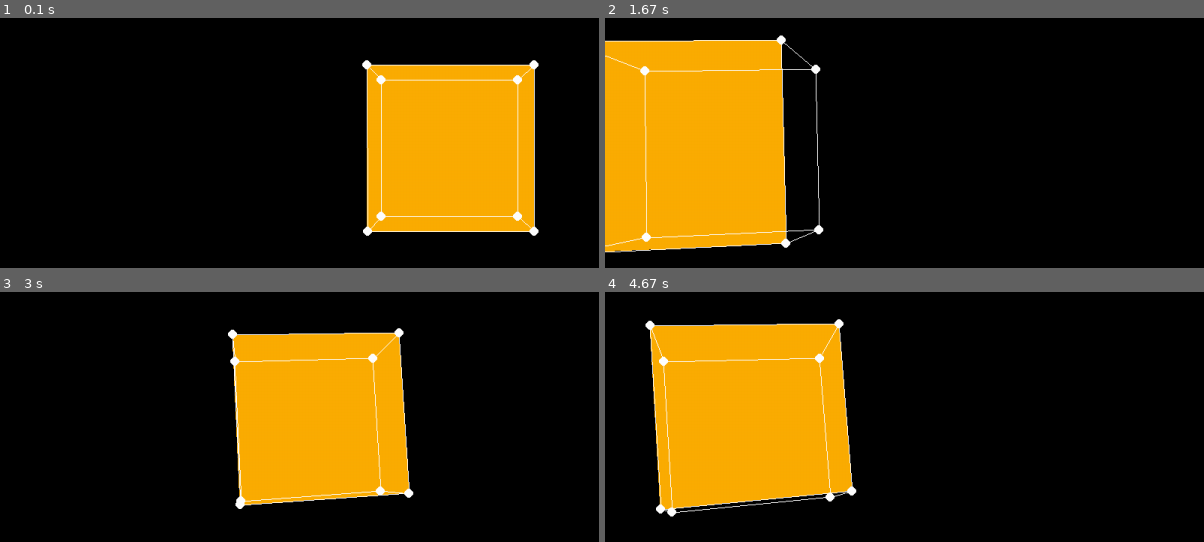
Above: before the commit, frames 1-4 (two rows, left to right).
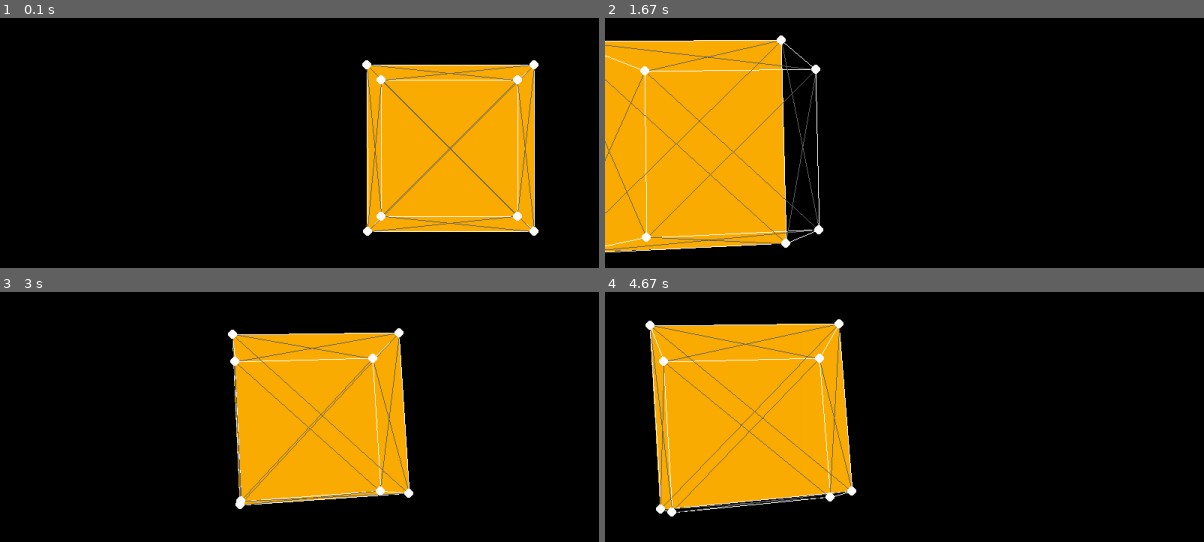
Above: after the commit, the same moments.

Repository: dthemg/pygame_3d
Game: pygame game, started from second_test.py
Two runs of this game, one before a commit and one after it. Both use one fixed random seed, a clock stepped at 60 frames per second and the inputs below.
Inputs (mouse positions are in pixels of both pictures, inside the frame that each line leads up to):
- Up to frame 1 (0.1 s): no input
- Up to frame 2 (1.67 s): press the mouse at (1024, 188) at 0.37 s; move the mouse to (1180, 155) at 0.47 s; release the mouse at (outside the picture) at 0.6 s; hold Right 0.67-1.13 s; move the mouse to (1060, 208) at 0.7 s; hold Up 1.17-1.47 s; hold Right from 1.5 s (still down)
- Up to frame 3 (3 s): release Right at 1.97 s; hold Left 2-2.53 s; hold Down 2.57-2.87 s; hold Left from 2.9 s (still down)
- Up to frame 4 (4.67 s): release Left at 3.3 s; hold Up 3.33-3.7 s; hold Right 3.73-4.37 s; hold Down from 4.4 s (still down)

The runs differ from the first frame. In frame 1, 1.6% of the frame differs, in the area x 61-90%, y 18-86%; in frame 2, 1.8%; in frame 3, 1.7%; in frame 4, 2.0%, in the area x 7-42%, y 12-89%.

Commit message:
spring and dampening functionality

Diff:
--- a/second_test.py
+++ b/second_test.py
@@ -8,6 +8,9 @@
 SCREEN_CENTER = np.array([[CX], [CY]])
 
 FOCAL_LENGTH = 1000
+
+C = 0.001
+K = 0.001
 
 delta = 0.1
 MV_FWD = delta * np.array([[0], [0], [-1]], dtype=float)
@@ -16,21 +19,21 @@
 MV_LEFT = delta * np.array([[1], [0], [0]], dtype=float)
 
 POINT_SIZE = 6
-LINE_SIZE = 3
+
+BASE_ROT_X, BASE_ROT_Y, BASE_ROT_Z = 0.0004, 0.0015, 0.0003
 
 WHITE = (255, 255, 255)
 BLACK = (0, 0, 0)
 BLUE = (66, 135, 245)
 ORANGE = (252, 173, 3)
-
+GRAY = (100, 100, 100)
 screen = pg.display.set_mode((W, H))
 clock = pg.time.Clock()
 
 # Columns -> positions 1 to 7
 
 
-def get_starting_locations():
-    return np.array(
+STARTING_LOCATIONS =  np.array(
         [
             [-1, 1, -1, 1, -1, 1, -1, 1],
             [1, 1, -1, -1, 1, 1, -1, -1],
@@ -40,12 +43,34 @@
     )
 
 
-def get_starting_dots():
-    return [(0), (1), (2), (3), (4), (5), (6), (7)]
-
-
-def get_starting_lines():
-    return [
+STARTING_DOTS = [
+        (0),
+        (1),
+        (2),
+        (3),
+        (4),
+        (5),
+        (6),
+        (7)
+    ]
+
+
+STARTING_DIAGS = [
+        (0, 3),
+        (1, 7),
+        (5, 6),
+        (4, 2),
+        (1, 4),
+        (3, 6),
+        (1, 2),
+        (3, 5),
+        (4, 7),
+        (0, 6),
+        (0, 5),
+        (2, 7)
+    ]
+
+STARTING_EDGES = [
         (0, 1),
         (0, 2),
         (0, 4),
@@ -61,8 +86,7 @@
     ]
 
 
-def get_starting_sides():
-    return [
+STARTING_SIDES = [
         (0, 1, 3, 2),
         (1, 5, 7, 3),
         (0, 1, 5, 4),
@@ -140,11 +164,42 @@
             mouse_cols = mouse_cols[:1]
         return mouse_cols
 
+class Connection:
+    def __init__(self, column1, column2, base_length, damp_const, string_const):
+        self.col1 = column1
+        self.col2 = column2
+        self.l = base_length
+        self.c = damp_const
+        self.k = string_const
 
 class Engine:
     def __init__(self, position):
+        # P defines current 3d positions of vertices
         self.P = position
+        # M defines vertex movement
+        self.M = np.zeros_like(self.P)
+        # con defines connections between vertices
+        self.connections = []
         self.cog = self.calc_center_of_gravity(self.P)
+
+    def add_connection(self, *args):
+        self.connections.append(Connection(*args))
+
+    def calc_contraction(self):
+        A = np.zeros_like(self.P)
+        for conn in self.connections:
+            # Spring force acceleration
+            vec = self.P[:, conn.col1] - self.P[:, conn.col2]
+            dist = np.linalg.norm(vec)
+            stretch = dist - conn.l
+            A[:,conn.col1] -= vec*stretch*conn.k
+            A[:,conn.col2] += vec*stretch*conn.k
+            # Dampening effect
+            A[:, conn.col1] -= conn.c*self.M[:, conn.col1]
+            A[:, conn.col2] -= conn.c*self.M[:, conn.col2]
+
+        self.M += A
+        self.P += self.M
 
     def calc_center_of_gravity(self, M):
         n_points = np.ma.size(M, 1)
@@ -194,13 +249,27 @@
         return np.rint(pos_float).astype(int)
 
 
-def main_loop(dots, locs, lines, sides):
-    base_rot_x, base_rot_y, base_rot_z = 0.0004, 0.0015, 0.0003
-    rot_x, rot_y, rot_z = base_rot_x, base_rot_y, base_rot_z
+
+def main_loop():
+    dots = STARTING_DOTS
+    locs = STARTING_LOCATIONS
+    edges = STARTING_EDGES
+    diags = STARTING_DIAGS
+    sides = STARTING_SIDES
+
+    rot_x, rot_y, rot_z = BASE_ROT_X, BASE_ROT_Y, BASE_ROT_Z
 
     # Move back starting position slightly
     locs = locs + np.array([[0], [0], [10]], dtype=float)
     engine = Engine(locs)
+
+    for p1, p2 in edges:
+        # Base length of all edge connections is 2
+        engine.add_connection(p1, p2, 2, C, K)
+
+    for p1, p2 in diags:
+        # Base length of all diag connections is sqrt(2)*2
+        engine.add_connection(p1, p2, np.sqrt(2)*2, C, K)
 
     # Draw manager setup
     draw_manager = DrawManager(screen)
@@ -210,8 +279,10 @@
         else:
             continue
             # draw_manager.add_side(BLUE, side_columns)
-    for line_columns in lines:
+    for line_columns in edges:
         draw_manager.add_line(WHITE, line_columns)
+    for line_columns in diags:
+        draw_manager.add_line(GRAY, line_columns)
     for dot_columns in dots:
         draw_manager.add_dot(WHITE, dot_columns)
 
@@ -235,9 +306,8 @@
                     pg.mouse.get_rel()
             elif event.type == pg.MOUSEBUTTONUP:
                 if event.button == 1:
-                    rot_x, rot_y, rot_z = base_rot_x, base_rot_y, base_rot_z
+                    rot_x, rot_y, rot_z = BASE_ROT_X, BASE_ROT_Y, BASE_ROT_Z
                     mouse_drag = False
-                    drag_column = None
 
         # Handle key presses
         camera_movement = np.array([[0], [0], [0]], dtype=float)
@@ -257,6 +327,8 @@
         if mouse_drag:
             mouse_move = np.array(pg.mouse.get_rel(), dtype=float)
             engine.apply_vertex_shift(drag_column, mouse_move)
+        else:
+            engine.calc_contraction()
 
         draw_manager.S = engine.get_screen_location()
 
@@ -277,11 +349,7 @@
 
 
 def main():
-    locs = get_starting_locations()
-    dots = get_starting_dots()
-    lines = get_starting_lines()
-    sides = get_starting_sides()
-    main_loop(dots, locs, lines, sides)
+    main_loop()
 
 
 if __name__ == "__main__":
